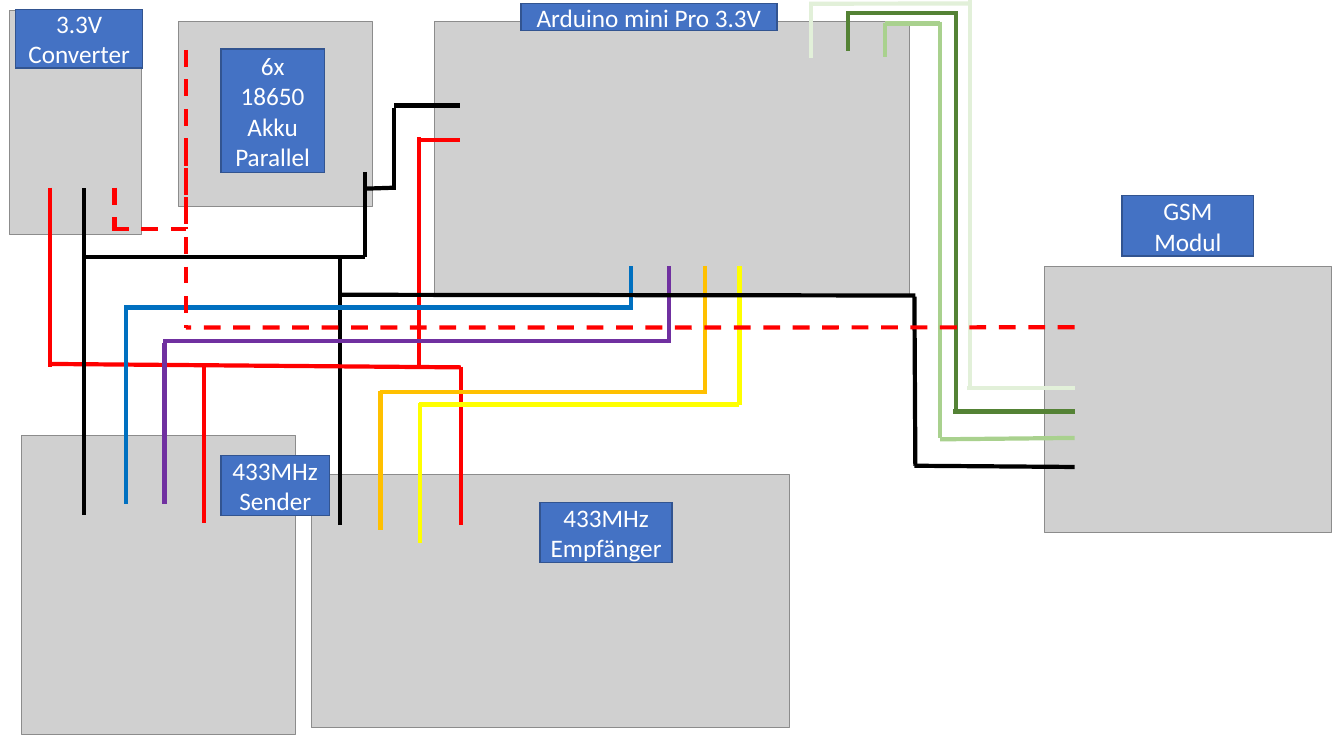
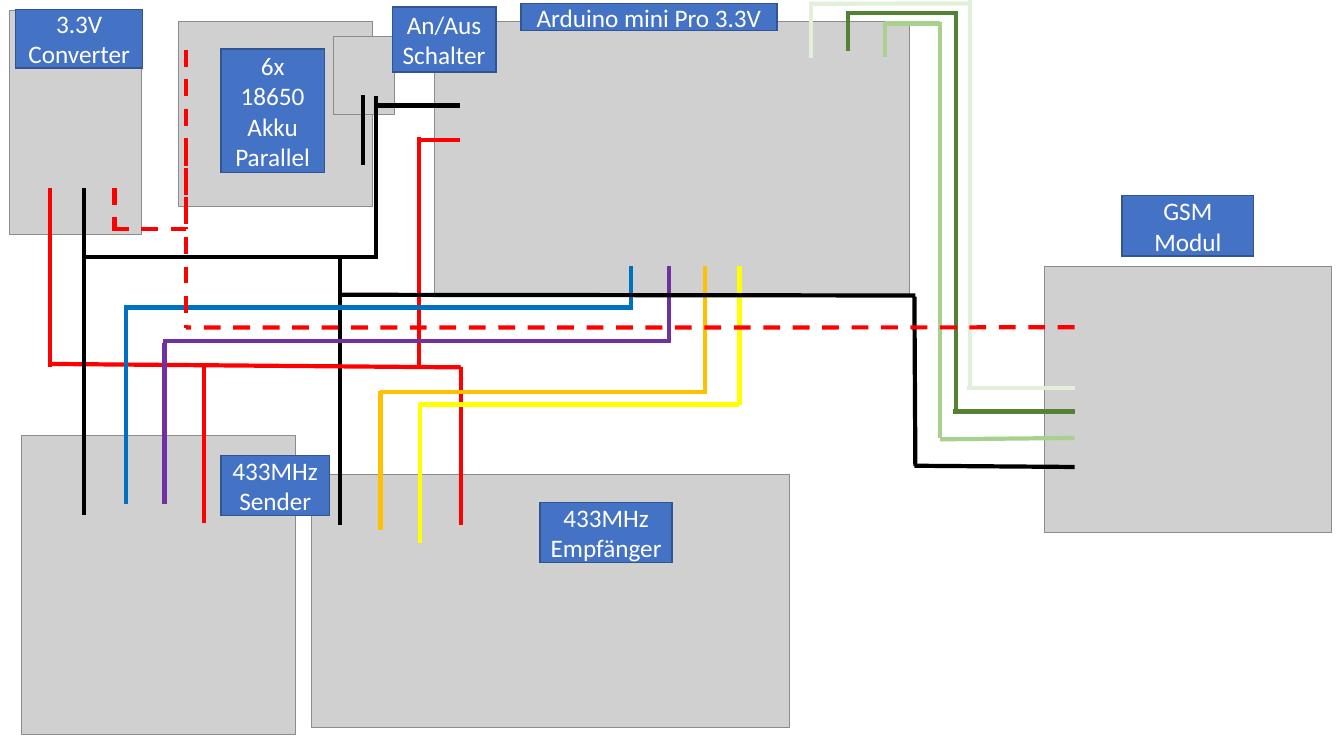
Before and after one commit to leonboehler/new-analysis, a slide deck: slide 1 of station.pptx. Drawn at 1344x756 pixels with LibreOffice and Linux fonts; fonts in the diff are those of the drawing; grey boxes stand for pictures. Boxes give left, top, right and bottom in pixels: in the first picture for what was removed or moved away, otherwise in the second. Text is boxed around its words. In the diff, an @@ line names an element or a change of style, - is before the commit and + after.

```diff
--- a/station.pptx
+++ b/station.pptx
@@ rectangle added at (392, 7, 496, 72), fill #4472C4, outline #325491 1 pt, 18 pt, text #FFFFFF @@
+An/Aus
+Schalter
@@ picture added at (334, 36, 395, 115) @@
@@ line moved from (365, 171) - (365, 257) to (363, 165) - (363, 95) @@
@@ line moved from (460, 106) - (394, 106) to (460, 106) - (376, 106) @@
@@ line moved from (394, 190) - (394, 108) to (376, 257) - (376, 96) @@
@@ line removed from (365, 189) to (394, 188) @@
@@ line moved from (84, 257) - (365, 257) to (83, 257) - (378, 257) @@
```
Also in this commit, not shown: 14 other files.
